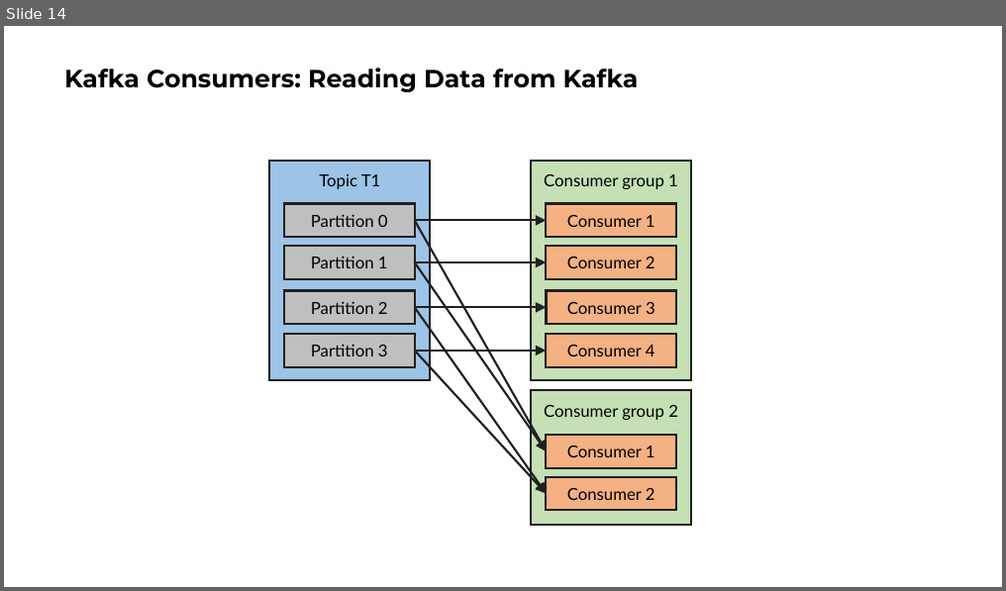
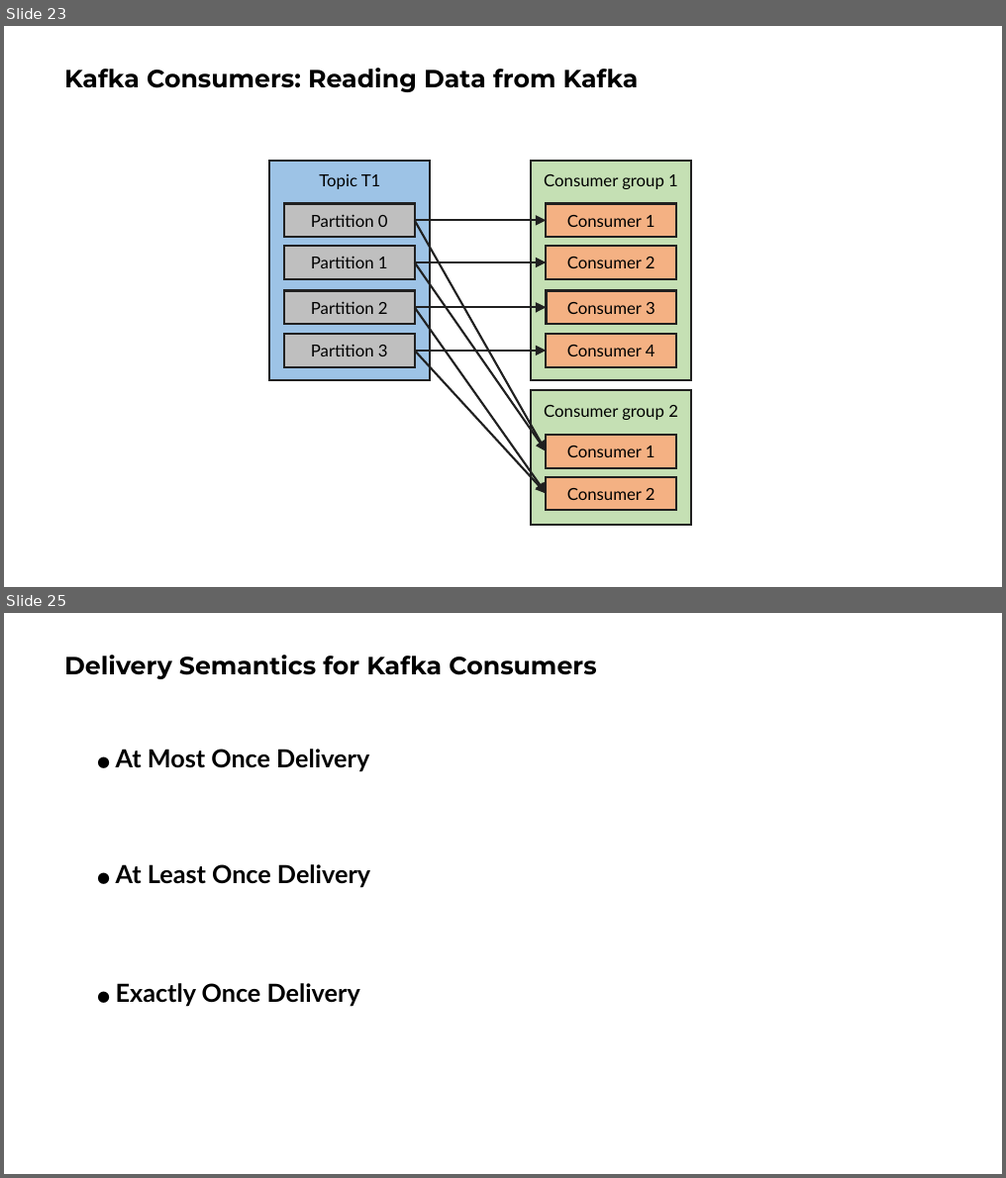
Before and after one commit to ngoctd314/tech-talk, a slide deck: kafka/slide.pptx. Shown one above the other, each under a label of ours: slide 14 before the commit, slides 23 and 25 after it; the slides between them are not shown. The pictures are 1006x591 and 1006x1178 pixels, drawn with LibreOffice and Linux fonts; fonts in the diff are those of the drawing. Boxes give left, top, right and bottom in pixels: in the first picture for what was removed or moved away, otherwise in the second. Text is boxed around its words. In the diff, an @@ line names an element or a change of style, - is before the commit and + after.

Commit message:
basic kafka

```diff
--- a/kafka/slide.pptx
+++ b/kafka/slide.pptx
@@ slide 25 added at box(4, 613, 1002, 1174), background #FFFFFF @@
@@ title added at box(64, 655, 596, 679), 24 pt, text #000000, bold @@
+Delivery Semantics for Kafka Consumers
@@ text added at box(116, 749, 369, 771), 24 pt, text #000000, bold @@
+● At Most Once Delivery
@@ text added at box(116, 864, 370, 887), 24 pt, text #000000, bold @@
+● At Least Once Delivery
@@ text added at box(116, 983, 360, 1007), 24 pt, text #000000, bold @@
+● Exactly Once Delivery
@@ what was slide 14 is now slide 23 @@
```
Also in this commit, not shown: 8 slides changed, 20 other slides added, 6 slides removed, 4 other files.
